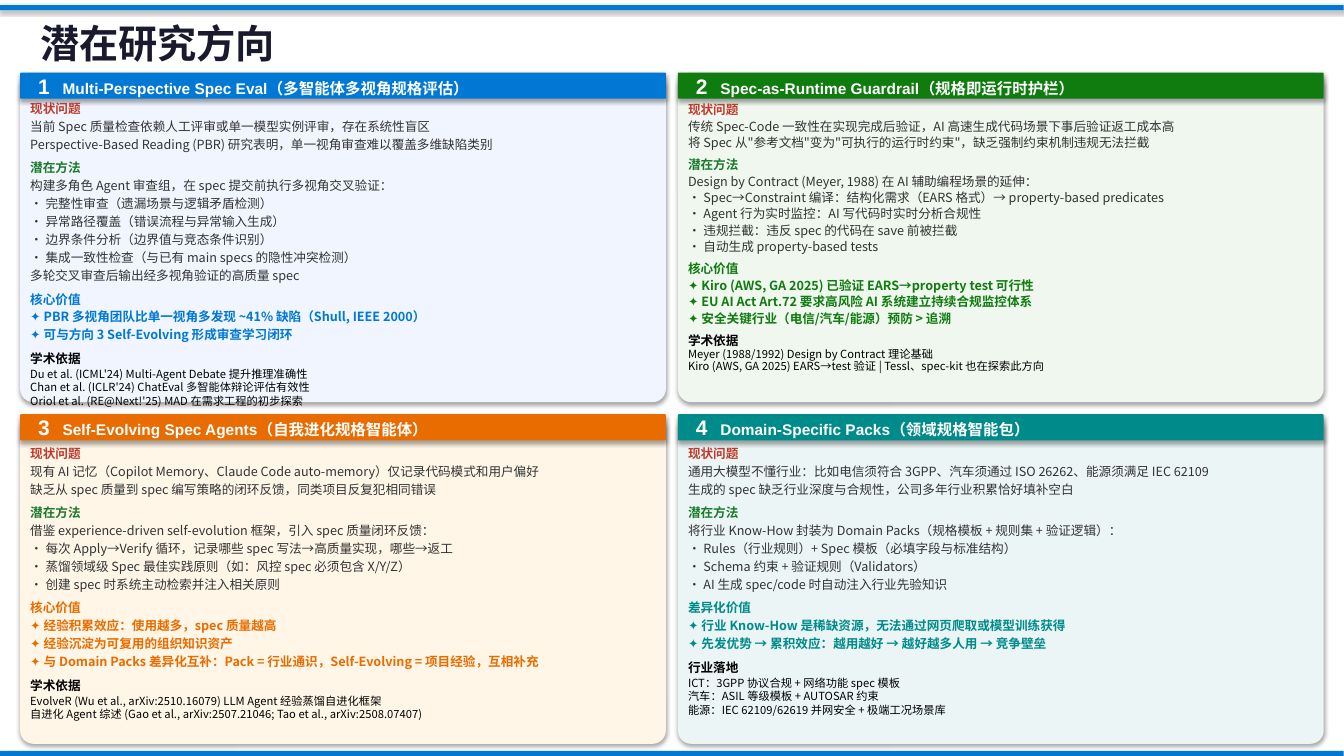
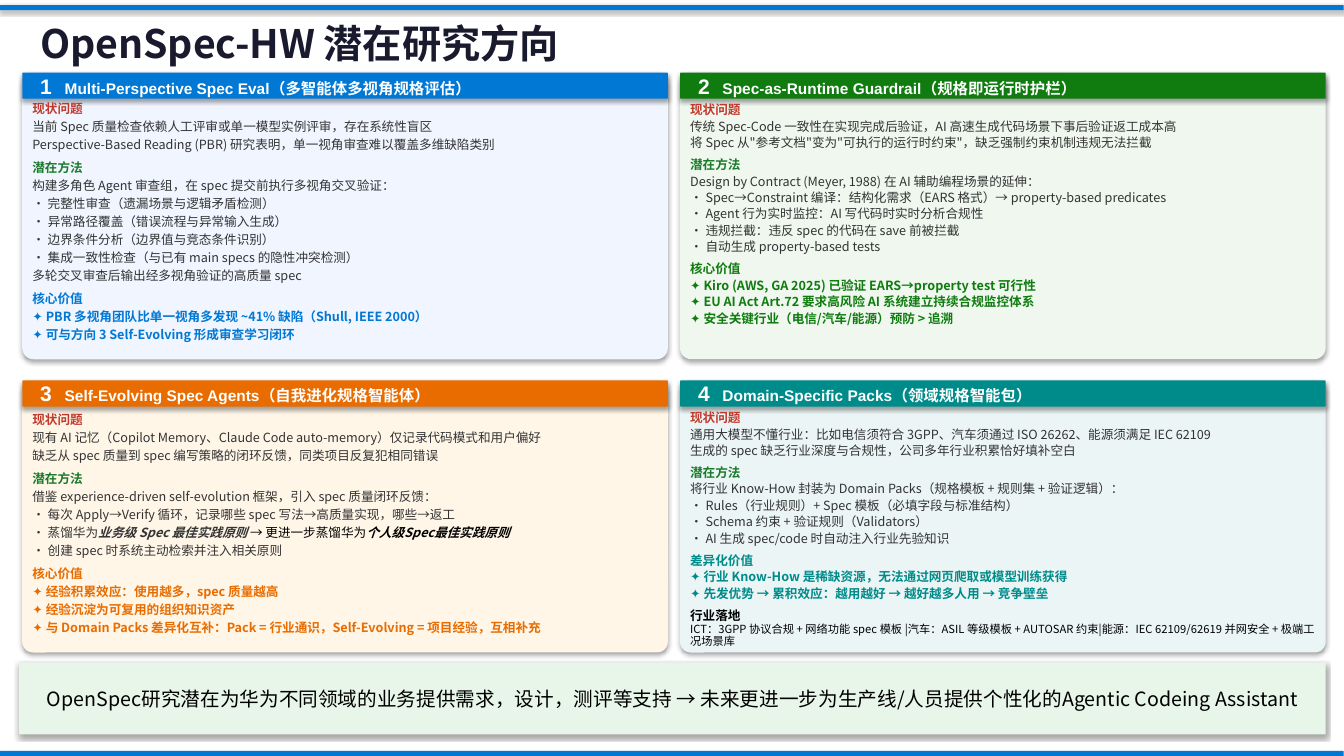
Before and after one commit to ZhifeiDou/OpenSpec_Modify, a slide deck: slide 4 of OpenSpec_技术研究汇报_精简版.pptx. Drawn at 1344x756 pixels with LibreOffice and Linux fonts; fonts in the diff are those of the drawing. Boxes give left, top, right and bottom in pixels: in the first picture for what was removed or moved away, otherwise in the second. Text is boxed around its words. In the diff, an @@ line names an element or a change of style, - is before the commit and + after.

```diff
--- a/OpenSpec_技术研究汇报_精简版.pptx
+++ b/OpenSpec_技术研究汇报_精简版.pptx
@@ text at (40,24,559,67): text changed @@
-潜在研究方向
+OpenSpec-HW 潜在研究方向
@@ rounded rectangle: place and size @@
-rounded rectangle at (20,73,666,402)
+rounded rectangle at (22,73,667,359)
@@ rounded rectangle: place and size @@
-rounded rectangle at (678,73,1324,402)
+rounded rectangle at (681,73,1326,359)
@@ text at (30,352,310,407): paragraphs removed @@
-学术依据
-Du et al. (ICML'24) Multi-Agent Debate 提升推理准确性
-Chan et al. (ICLR'24) ChatEval 多智能体辩论评估有效性
-Oriol et al. (RE@Next!'25) MAD 在需求工程的初步探索
@@ text at (688,334,1044,373): paragraphs removed @@
-学术依据
-Meyer (1988/1992) Design by Contract 理论基础
-Kiro (AWS, GA 2025) EARS→test 验证 | Tessl、spec-kit 也在探索此方向
@@ rounded rectangle: place and size @@
-rounded rectangle at (20,414,666,441)
+rounded rectangle at (22,380,668,406)
@@ rounded rectangle: place and size @@
-rounded rectangle at (20,414,666,744)
+rounded rectangle at (22,380,667,652)
@@ text "3 Self-Evolving Spec Agents（自我进化规格智能体）": place and size @@
-text "3 Self-Evolving Spec Agents（自我进化规格智能体）" at (38,420,427,439)
+text "3 Self-Evolving Spec Agents（自我进化规格智能体）" at (40,386,429,405)
@@ rounded rectangle: place and size @@
-rounded rectangle at (678,414,1324,441)
+rounded rectangle at (681,380,1327,406)
@@ rounded rectangle: place and size @@
-rounded rectangle at (678,414,1324,744)
+rounded rectangle at (681,380,1326,652)
@@ text "4 Domain-Specific Packs（领域规格智能包）": place and size @@
-text "4 Domain-Specific Packs（领域规格智能包）" at (696,420,1029,439)
+text "4 Domain-Specific Packs（领域规格智能包）" at (698,386,1032,405)
@@ text "现状问题": place and size @@
-text "现状问题" at (30,447,539,721)
+text "现状问题" at (32,413,541,635)
@@ text "现状问题": place and size @@
-text "现状问题" at (688,447,1209,716)
+text "现状问题" at (690,411,1315,646)
@@ text at (690,411,1211,621): line spacing 1 to 0.9 @@
@@ text at (48,526,509,540): text changed; text colour #333333 to #000000; bold on; italic on @@
-• 蒸馏领域级 Spec 最佳实践原则（如：风控 spec 必须包含 X/Y/Z）
+• 蒸馏华为业务级 Spec 最佳实践原则 → 更进一步蒸馏华为个人级Spec最佳实践原则
@@ text at (690,623,1315,646): text changed @@
-ICT：3GPP 协议合规 + 网络功能 spec 模板
-汽车：ASIL 等级模板 + AUTOSAR 约束
-能源：IEC 62109/62619 并网安全 + 极端工况场景库
+ICT：3GPP 协议合规 + 网络功能 spec 模板 |汽车：ASIL 等级模板 + AUTOSAR 约束|能源：IEC 62109/62619 并网安全 + 极端工况场景库
@@ rectangle added at (19,662,1326,734), fill #E8F5E9, 14 pt, text #000000 @@
+OpenSpec研究潜在为华为不同领域的业务提供需求，设计，测评等支持 → 未来更进一步为生产线/人员提供个性化的Agentic Codeing Assistant
@@ text at (30,679,422,721): paragraphs removed @@
-学术依据
-EvolveR (Wu et al., arXiv:2510.16079) LLM Agent 经验蒸馏自进化框架
-自进化 Agent 综述 (Gao et al., arXiv:2507.21046; Tao et al., arXiv:2508.07407)
```
Also in this commit, not shown: 3 other slides changed.
